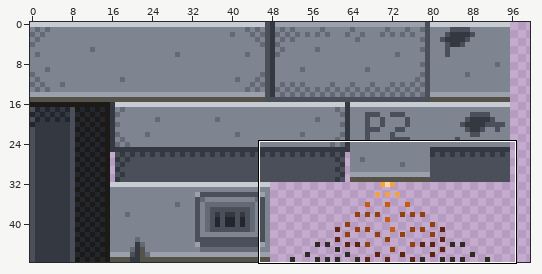
One commit to this pixel-art file: art/aseprite/garage-tile.aseprite. Above: a wide view before the commit, with the close-up outlined.
Close-up. Earlier state:
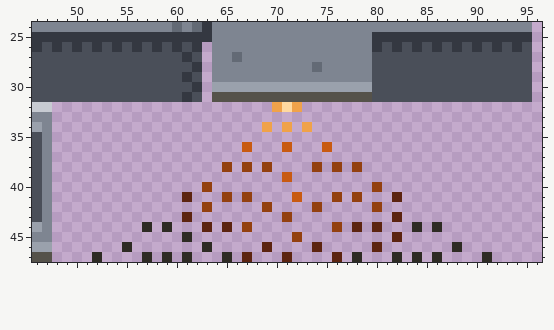
128x48 pixels, 1 frame. Shown: x 46..96, y 24..47. The wide view leaves out empty margins.
Now the later version:
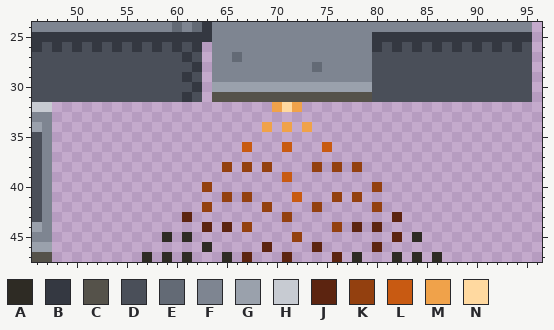
Palette (. is transparent): A #2e2b24  B #343841  C #55524a  D #4a4f59  E #636a75  F #7e8591  G #9aa1ac  H #c7cbd2  J #5c2410  K #93400f  L #c85a12  M #f0a24a  N #ffd9a0
Log entry: Update tiles for coatroom and garage
The edit:
Layers "pool right", "pool left":
y 41: x 61 J -> .; x 82 J -> .
y 44: x 57 A -> .; x 59 A -> .; x 84 A -> .; x 86 A -> .
y 45: x 59 . -> A; x 84 . -> A
y 46: x 55 A -> .; x 88 A -> .
y 47: x 52 A -> .; x 91 A -> .
Where, in picture pixels (left, top, right, bottom), the same in both close-ups:
changed: (92, 192, 192, 262)
changed: (392, 192, 492, 262)
